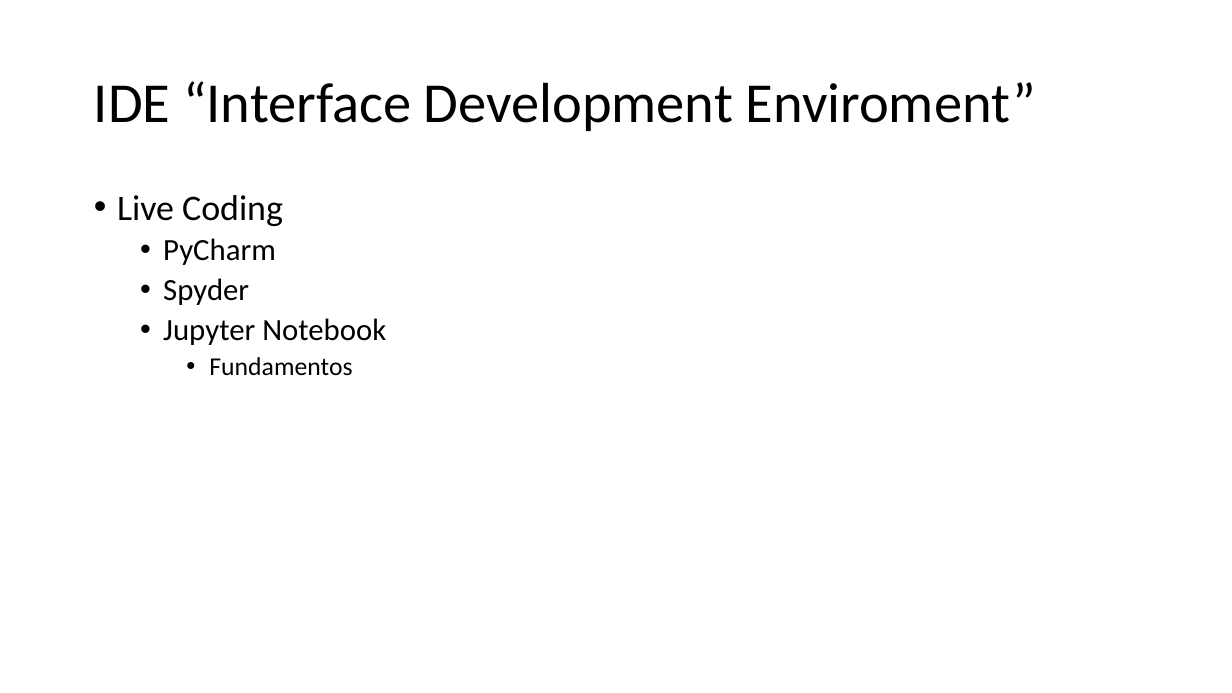
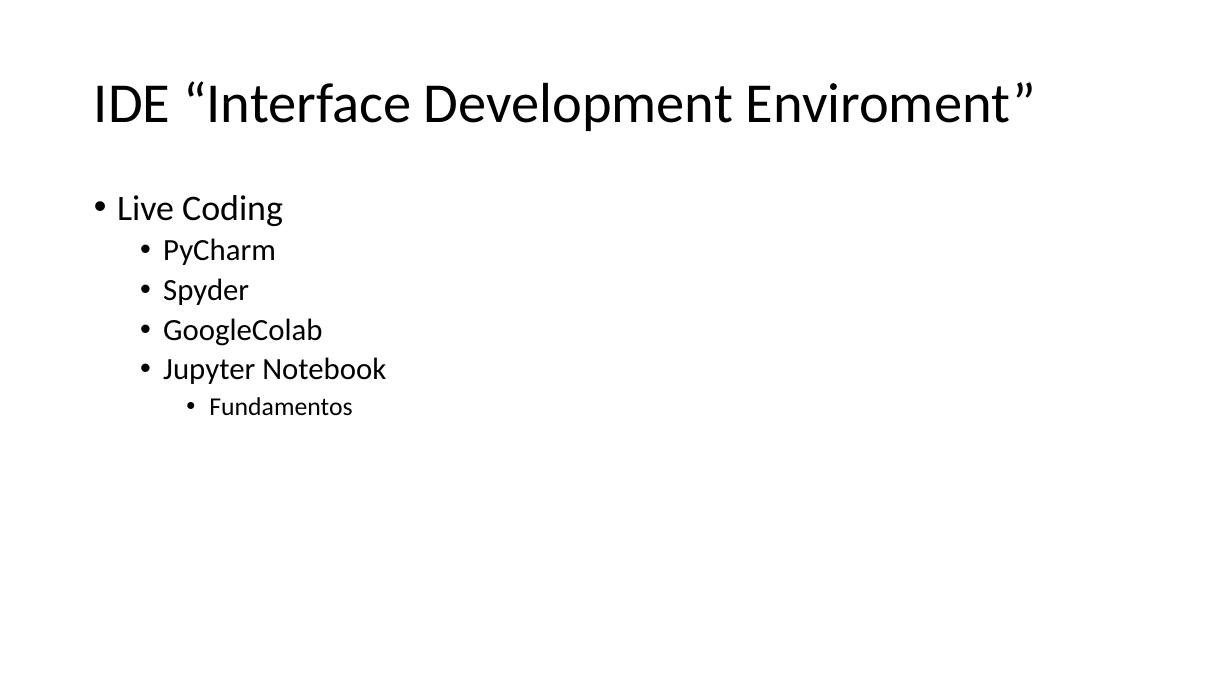
Before and after one commit to LuisNavarro93/SPE-UNAM-Python-y-Ciencia-de-Datos, a slide deck: slide 9 of Syllabus.pptx (slide 11 before the commit). Drawn at 1232x693 pixels with LibreOffice and Linux fonts; fonts in the diff are those of the drawing. Boxes give left, top, right and bottom in pixels: in the first picture for what was removed or moved away, otherwise in the second. Text is boxed around its words. In the diff, an @@ line names an element or a change of style, - is before the commit and + after.

```diff
--- a/Syllabus.pptx
+++ b/Syllabus.pptx
@@ text at [163,318,322,346]: paragraph added @@
+  • GoogleColab
```
Also in this commit, not shown: 3 other slides changed, 8 slides added.
